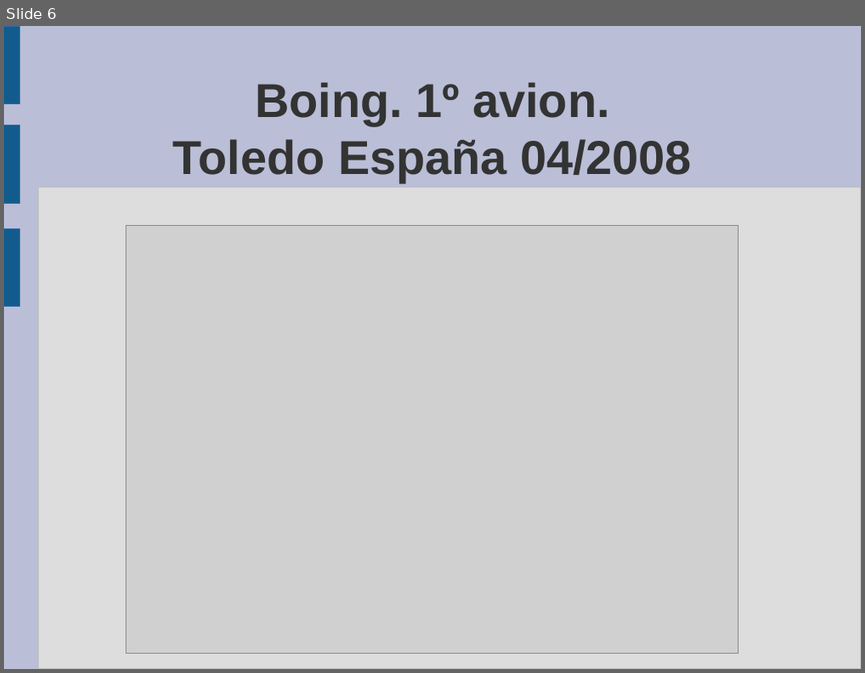
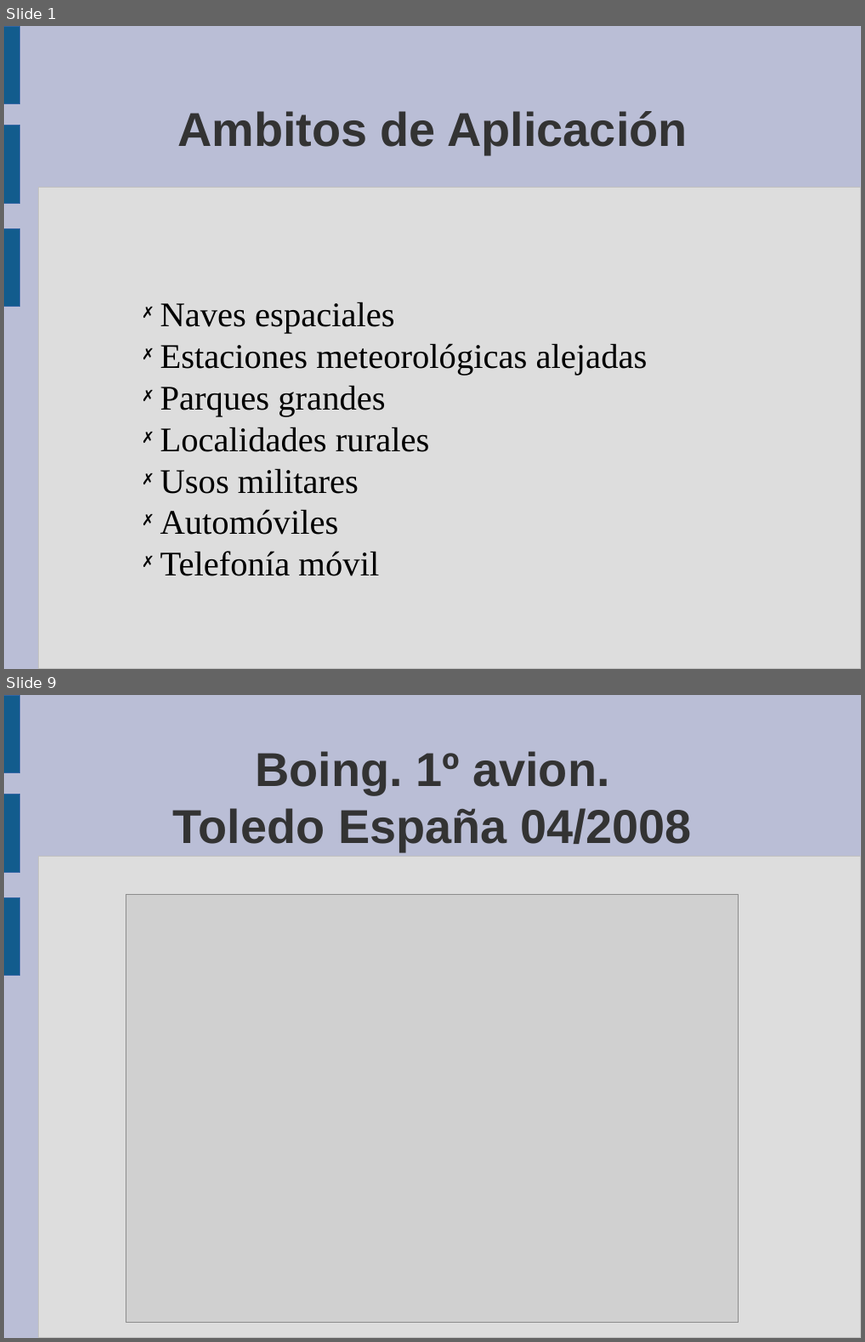
Before and after one commit to guanucoluis/proyecto5r1, a slide deck: Catedras/Tecnologia/MARCO.odp. Shown one above the other, each under a label of ours: slide 6 before the commit, slides 1 and 9 after it; the slides between them are not shown. The pictures are 865x673 and 865x1342 pixels, drawn with LibreOffice and Linux fonts; fonts in the diff are those of the drawing; grey boxes stand for pictures. Boxes give left, top, right and bottom in pixels: in the first picture for what was removed or moved away, otherwise in the second. Text is boxed around its words. In the diff, an @@ line names an element or a change of style, - is before the commit and + after.

```diff
--- a/Catedras/Tecnologia/MARCO.odp
+++ b/Catedras/Tecnologia/MARCO.odp
@@ slide 1 added at (4, 26, 861, 669), background #BABED6; not listed: 4 template elements that a slide beside it also shows @@
@@ title added at (177, 111, 687, 154), 44 pt, text #333333, bold @@
+Ambitos de Aplicación
@@ text added at (160, 301, 647, 576), 32 pt, text #000000 @@
+✗ Naves espaciales
+✗ Estaciones meteorológicas alejadas
+✗ Parques grandes
+✗ Localidades rurales
+✗ Usos militares
+✗ Automóviles
+✗ Telefonía móvil
@@ what was slide 6 is now slide 9 @@
```
Also in this commit, not shown: 3 slides changed, 7 other slides added, 5 slides removed, 12 other files.
